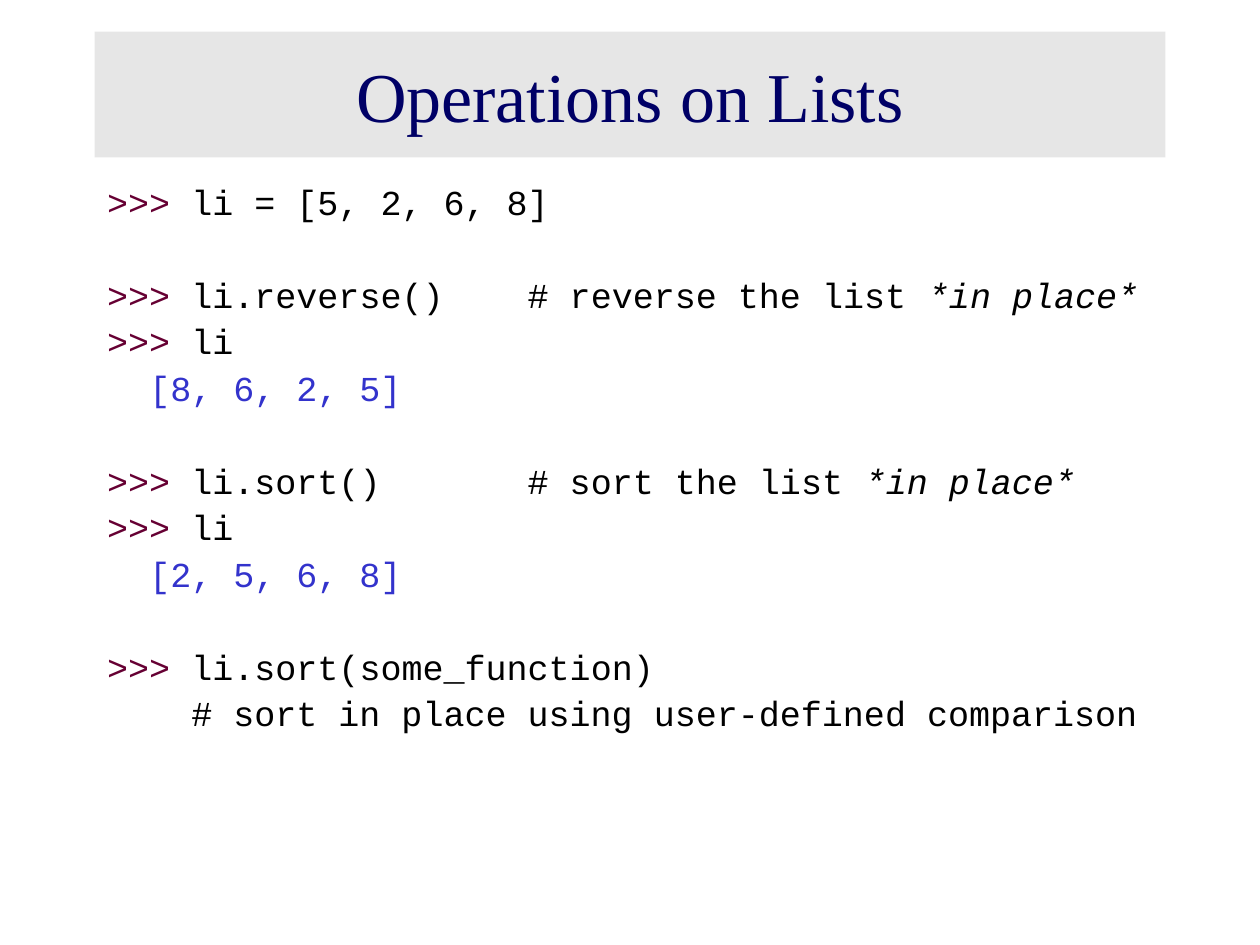
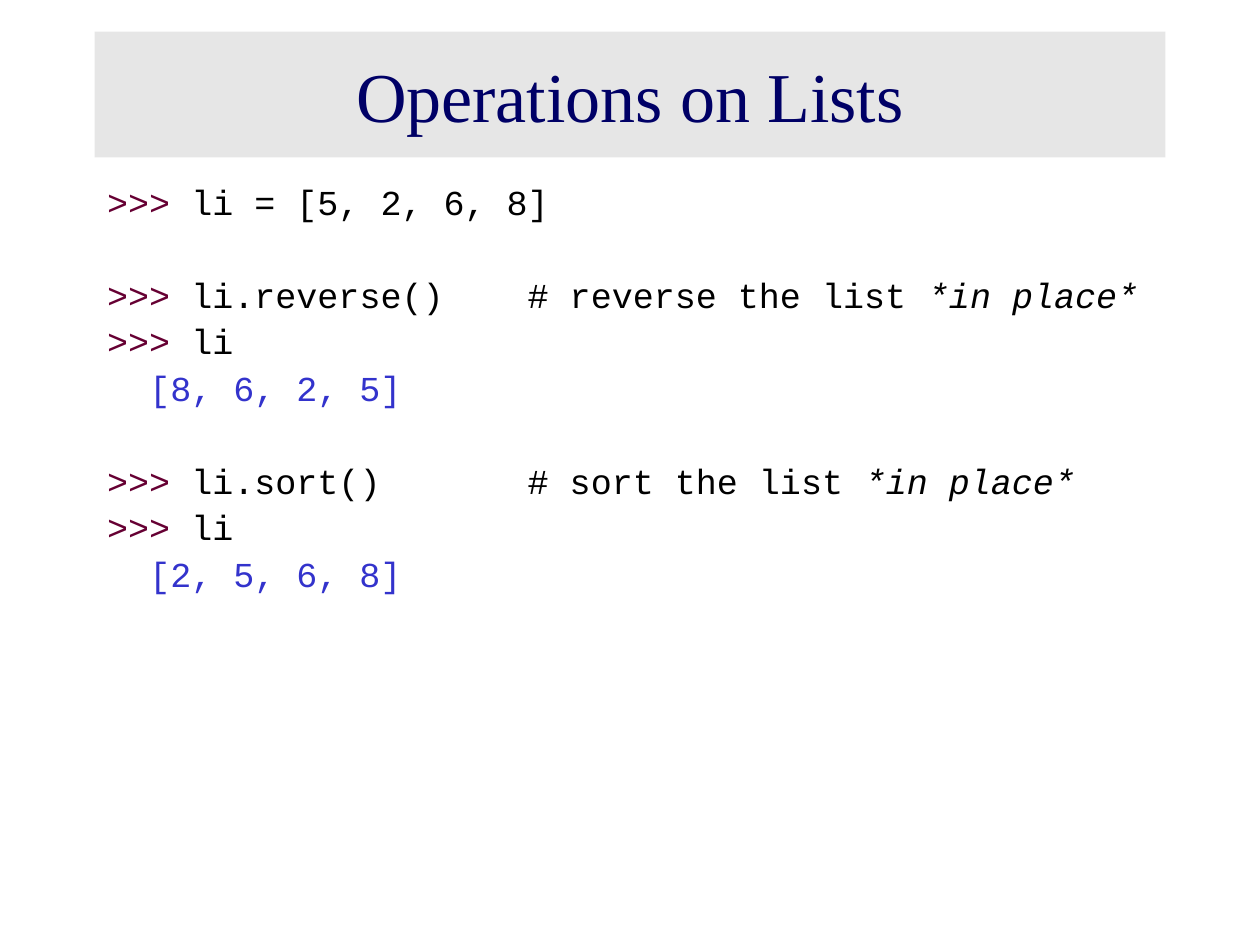
Before and after one commit to raaes0123/Python-training-resource, a slide deck: slide 23 of Python Day 2.ppt. Drawn at 1260x945 pixels with LibreOffice and Linux fonts; fonts in the diff are those of the drawing. Boxes give left, top, right and bottom in pixels: in the first picture for what was removed or moved away, otherwise in the second. Text is boxed around its words. In the diff, an @@ line names an element or a change of style, - is before the commit and + after.

```diff
--- a/Python Day 2.ppt
+++ b/Python Day 2.ppt
@@ text at (191,655,1137,734): paragraphs removed @@
->>> li.sort(some_function)
-# sort in place using user-defined comparison
```
Also in this commit, not shown: 4 other slides changed, 7 slides added, 2 slides removed, 1 other file.
